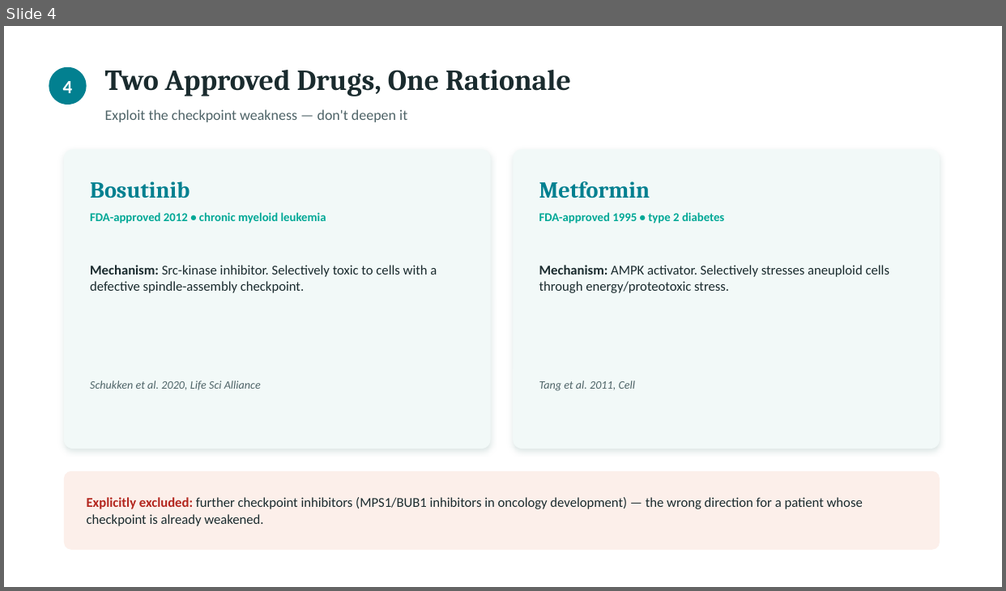
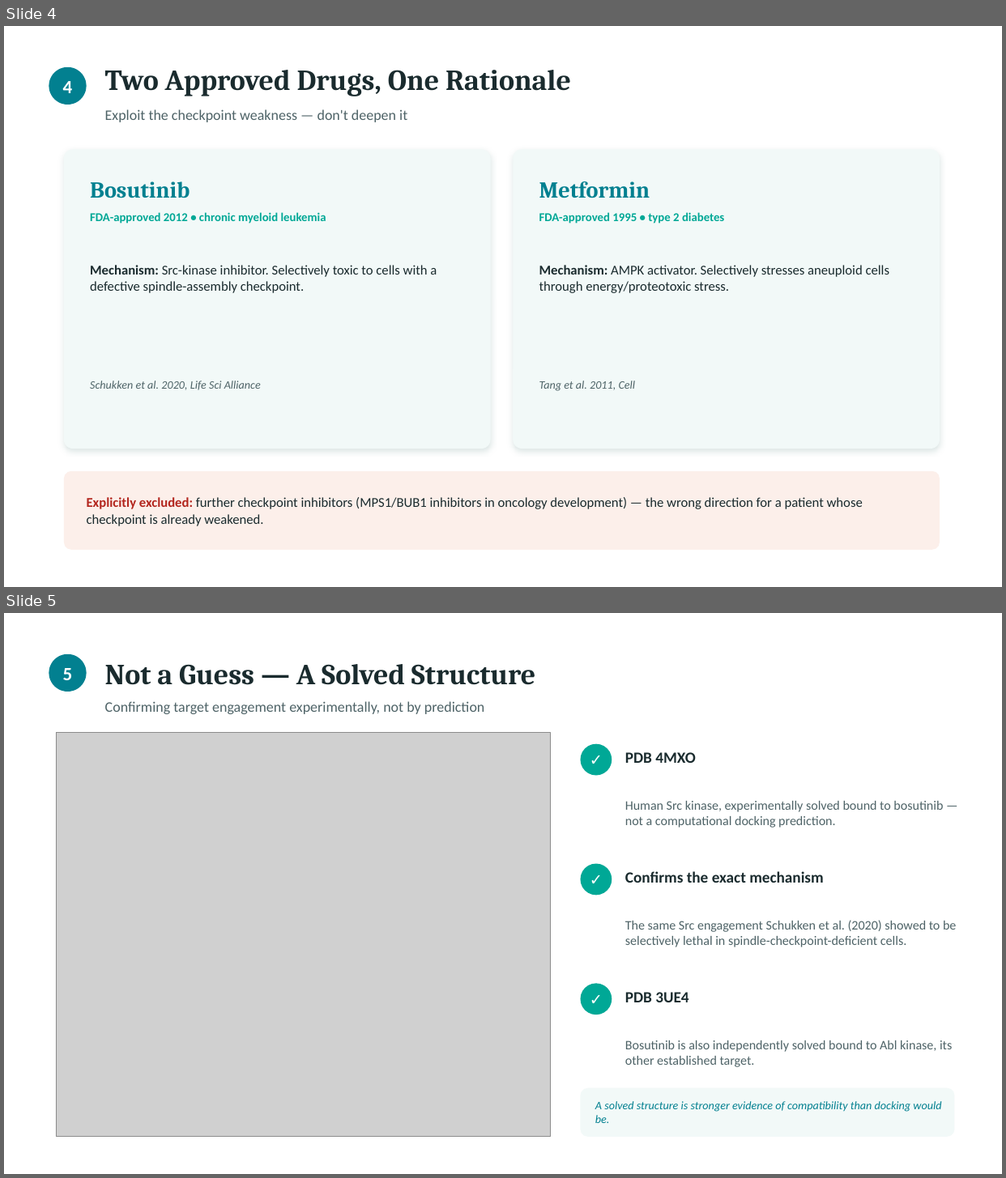
Before and after one commit to RuizHernandez/mva-hackathon-2026, a slide deck: Track 2/pitch_deck.pptx. Shown one above the other, each under a label of ours: slide 4 before the commit, slides 4 and 5 after it. The pictures are 1006x591 and 1006x1178 pixels, drawn with LibreOffice and Linux fonts; fonts in the diff are those of the drawing; grey boxes stand for pictures. Boxes give left, top, right and bottom in pixels: in the first picture for what was removed or moved away, otherwise in the second. Text is boxed around its words. In the diff, an @@ line names an element or a change of style, - is before the commit and + after.

```diff
--- a/Track 2/pitch_deck.pptx
+++ b/Track 2/pitch_deck.pptx
@@ slide 5 added at (x1=4, y1=613, x2=1002, y2=1174), background #FFFFFF @@
@@ ellipse added at (x1=49, y1=654, x2=87, y2=692), fill #028090 @@
@@ text added at (x1=63, y1=668, x2=73, y2=680), 18 pt, text #FFFFFF, bold @@
+5
@@ text added at (x1=105, y1=664, x2=535, y2=685), 28 pt, text #1A2B2E, bold @@
+Not a Guess — A Solved Structure
@@ text added at (x1=105, y1=701, x2=485, y2=714), 14 pt, text #4E6367 @@
+Confirming target engagement experimentally, not by prediction
@@ picture added at (x1=57, y1=733, x2=551, y2=1137) @@
@@ ellipse added at (x1=581, y1=744, x2=612, y2=776), fill #00A896 @@
@@ text added at (x1=581, y1=744, x2=612, y2=776), 15 pt, text #FFFFFF, bold @@
+✓
@@ text added at (x1=625, y1=752, x2=695, y2=763), 15 pt, text #1A2B2E, bold @@
+PDB 4MXO
@@ text added at (x1=625, y1=801, x2=943, y2=828), 12.5 pt, text #4E6367 @@
+Human Src kinase, experimentally solved bound to bosutinib — not a computational docking prediction.
@@ ellipse added at (x1=581, y1=864, x2=612, y2=895), fill #00A896 @@
@@ text added at (x1=581, y1=864, x2=612, y2=895), 15 pt, text #FFFFFF, bold @@
+✓
@@ text added at (x1=625, y1=871, x2=824, y2=883), 15 pt, text #1A2B2E, bold @@
+Confirms the exact mechanism
@@ text added at (x1=625, y1=920, x2=956, y2=948), 12.5 pt, text #4E6367 @@
+The same Src engagement Schukken et al. (2020) showed to be selectively lethal in spindle-checkpoint-deficient cells.
@@ ellipse added at (x1=581, y1=983, x2=612, y2=1015), fill #00A896 @@
@@ text added at (x1=581, y1=983, x2=612, y2=1015), 15 pt, text #FFFFFF, bold @@
+✓
@@ text added at (x1=625, y1=992, x2=688, y2=1003), 15 pt, text #1A2B2E, bold @@
+PDB 3UE4
@@ text added at (x1=625, y1=1041, x2=952, y2=1067), 12.5 pt, text #4E6367 @@
+Bosutinib is also independently solved bound to Abl kinase, its other established target.
@@ rounded rectangle added at (x1=581, y1=1088, x2=955, y2=1137), fill #F2F9F8 @@
@@ text added at (x1=595, y1=1101, x2=941, y2=1123), 11 pt, text #028090, italic @@
+A solved structure is stronger evidence of compatibility than docking would be.
```
Also in this commit, not shown: 1 slide changed, 2 other files.
